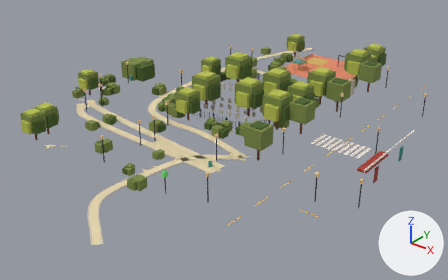
One commit to the glTF model newcity/chunk_0_-1.glb: the scene before it, then after it.
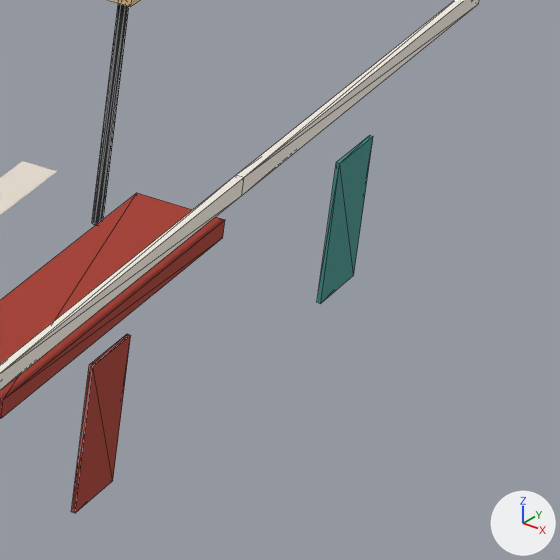
Each version appears first whole from a 50 mm lens placed at (92.8, -50.6, 43.9), pointed at (31.9, 25.5, -3.3), and next in a close-up on the part from 82% to 94% of the width and 47% to 67% of the height. Lighting does not change. The marker at lower right points along +X, +Y and +Z. The older version's two pictures come first. The close-ups show mesh edges as thin lines. Vertices at exactly the same position are counted once.

The older version as bpy lines, for what is in view:
```python
me_dash_winter_57_0 = bpy.data.meshes.new('dash_winter_57.0')
me_dash_winter_57_0.from_pydata(...)  # 3304 vertices, 5508 faces; spans x -0.6..60.0, y -12.6..70.9, z 0.0..0.2
# faces by material slot: [144, 108, 4008, 1248]
me_dash_winter_57_0.materials.append(mat_nc_dash)  # orange #e8b23a
me_dash_winter_57_0.materials.append(mat_nc_zebra)  # pale yellow #ebe0d4
me_dash_winter_57_0.materials.append(mat_nc_path_cream)  # beige #e7d8af
me_dash_winter_57_0.materials.append(mat_nc_kerb)  # light grey #c8bcac
me_lamp0 = bpy.data.meshes.new('lamp0')
me_lamp0.from_pydata(...)  # 504 vertices, 840 faces; spans x 5.0..63.2, y 2.7..58.2, z 0.0..4.4
# faces by material slot: [588, 252]
me_lamp0.materials.append(mat_nc_lamp_iron)  # black #2a2a2e
me_lamp0.materials.append(mat_nc_window_warm)  # beige #e6c28f
me_trim_tremont_e3 = bpy.data.meshes.new('trim_tremont_e3')
me_trim_tremont_e3.from_pydata(...)  # 36 vertices, 58 faces; spans x 60.1..61.5, y 19.0..35.5, z 0.0..3.6
# faces by material slot: [22, 24, 12]
me_trim_tremont_e3.materials.append(mat_nc_white)  # white #f6efe4
me_trim_tremont_e3.materials.append(mat_nc_door_red)  # red #a83a2c
me_trim_tremont_e3.materials.append(mat_nc_door_teal)  # cyan #3f8f8a
ob_chunk_0__1__building = bpy.data.objects.new('chunk_0_-1__building', me_trim_tremont_e3)
ob_chunk_0__1__building.location = (0.0, 0.0, 0.0)
ob_chunk_0__1__ground = bpy.data.objects.new('chunk_0_-1__ground', me_dash_winter_57_0)
ob_chunk_0__1__ground.location = (0.0, 0.0, 0.0)
ob_chunk_0__1__lamp = bpy.data.objects.new('chunk_0_-1__lamp', me_lamp0)
ob_chunk_0__1__lamp.location = (0.0, 0.0, 0.0)
```
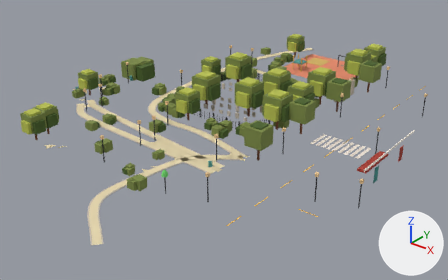
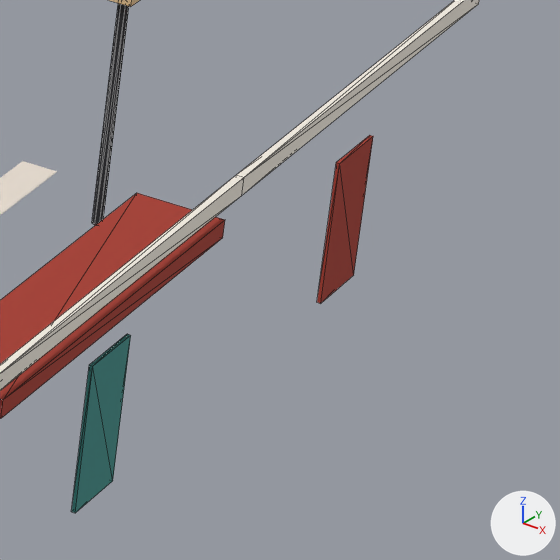
Location of each change, (x1, y1, x2, y2) in pixels of the close-ups (560 x 560 px):
part 1 of me_trim_tremont_e3, recoloured (red to cyan): (71, 334, 131, 513) in both
part 2 of me_trim_tremont_e3, recoloured (cyan to red): (317, 135, 373, 304) in both

What the commit changed:
me_trim_tremont_e3 has 36 vertices, 58 faces and spans x 60.1..61.5, y 19.0..35.5, z 0.0..3.6.
me_trim_tremont_e3 is used by ob_chunk_0__1__building; location (0.0, 0.0, 0.0).
me_trim_tremont_e3 part 1: all 12 faces centred in x 61.4..61.5, y 22.4..23.6, z 0.0..2.4 switch from mat_nc_door_red (red #a83a2c) to mat_nc_door_teal (cyan #3f8f8a).
me_trim_tremont_e3 part 2: all 12 faces that had it switch from mat_nc_door_teal (cyan #3f8f8a) to mat_nc_door_red (red #a83a2c).
